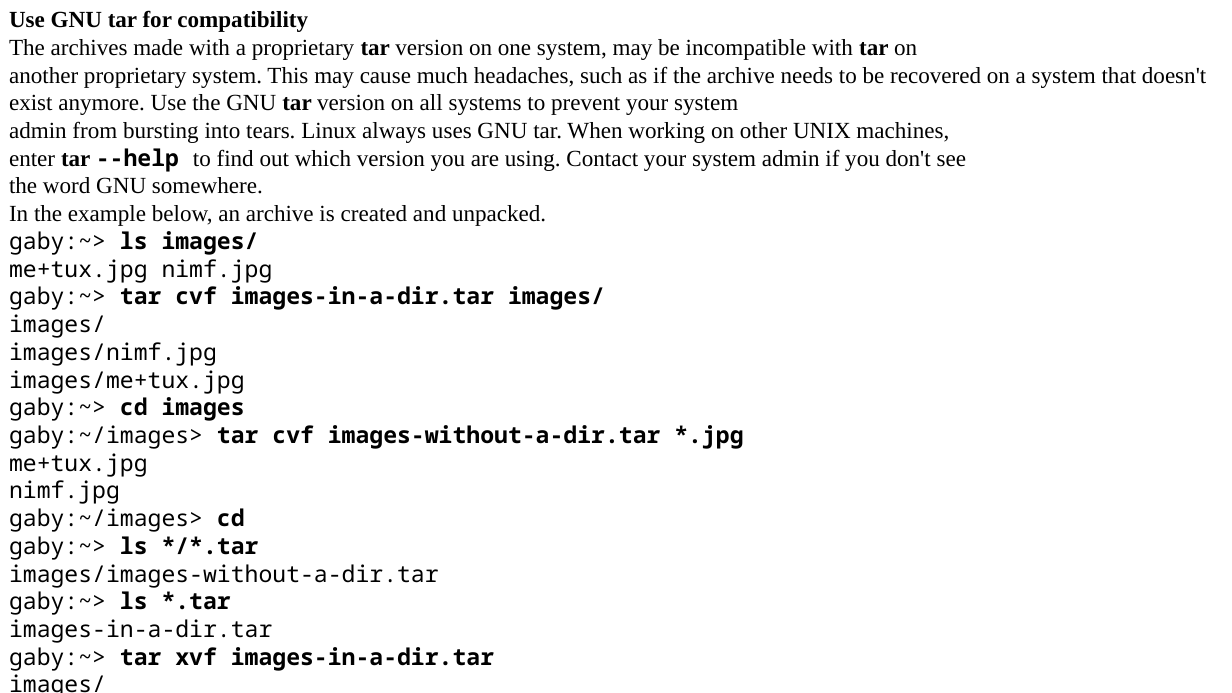
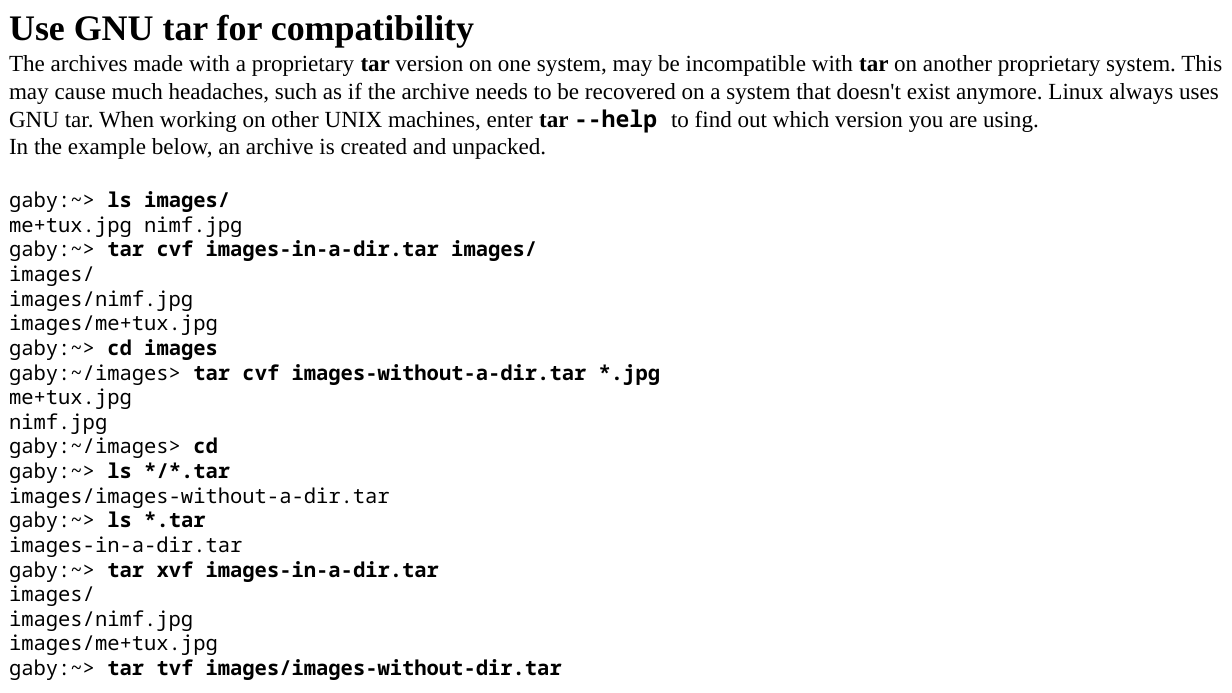
Before and after one commit to Satyaneshi2346/HelloWorld, a slide deck: slide 29 of linux.pptx. Drawn at 1232x693 pixels with LibreOffice and Linux fonts; fonts in the diff are those of the drawing. Boxes give left, top, right and bottom in pixels: in the first picture for what was removed or moved away, otherwise in the second. Text is boxed around its words. In the diff, an @@ line names an element or a change of style, - is before the commit and + after.

```diff
--- a/linux.pptx
+++ b/linux.pptx
@@ text added at [9, 14, 474, 47], 28 pt, text #000000, bold @@
+Use GNU tar for compatibility
@@ text at [9, 55, 1222, 680]: paragraphs removed @@
--rw-r--r-- gaby/gaby 42888 1999-06-30 20:52:25 me+tux.jpg
--rw-r--r-- gaby/gaby 7578 2000-01-26 12:58:46 nimf.jpg
-gaby:~> tar xvf images/images-without-a-dir.tar
-me+tux.jpg
-nimf.jpg
-gaby:~> ls *.jpg
-me+tux.jpg nimf.jpg
@@ text "The archives made with a ...": place and size @@
-text "The archives made with a ..." at [9, 10, 1206, 693]
+text "The archives made with a ..." at [9, 55, 1222, 680]
@@ text at [9, 55, 1222, 132]: text changed @@
-Use GNU tar for compatibility
-The archives made with a proprietary tar version on one system, may be incompatible with tar on
-another proprietary system. This may cause much headaches, such as if the archive needs to be recovered on a system that doesn't exist anymore. Use the GNU tar version on all systems to prevent your system
-admin from bursting into tears. Linux always uses GNU tar. When working on other UNIX machines,
-enter tar --help to find out which version you are using. Contact your system admin if you don't see
-the word GNU somewhere.
+The archives made with a proprietary tar version on one system, may be incompatible with tar on another proprietary system. This may cause much headaches, such as if the archive needs to be recovered on a system that doesn't exist anymore. Linux always uses GNU tar. When working on other UNIX machines, enter tar --help to find out which version you are using.
@@ text at [9, 191, 660, 680]: size 18 to 16 pt in "gaby:~> ls images/", "me+tux.jpg nimf.jpg", "gaby:~> tar cvf images-in-a-dir.tar images/", "images/" and 16 more places @@
```
Also in this commit, not shown: 9 other slides changed, 1 slide removed, 2 other files.
